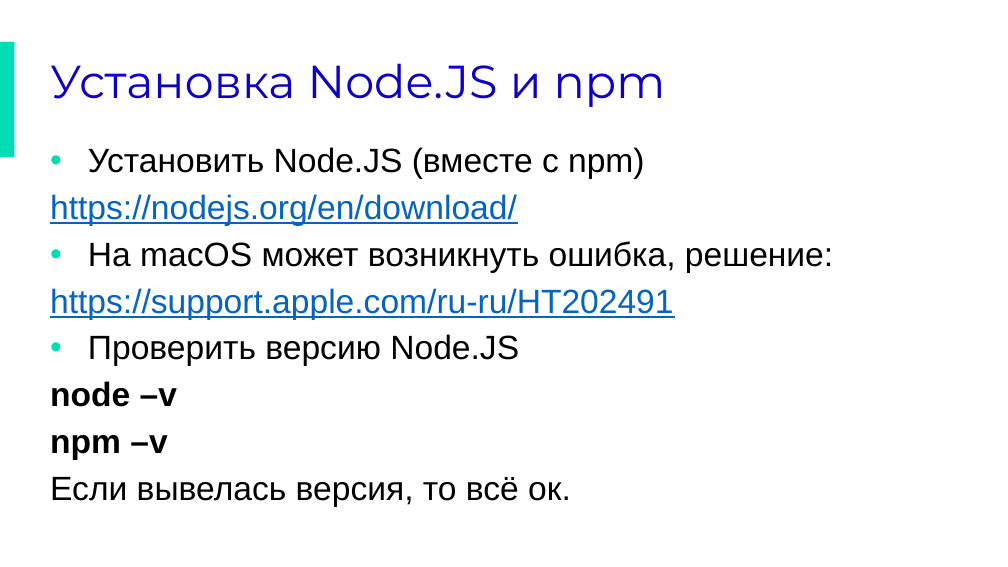
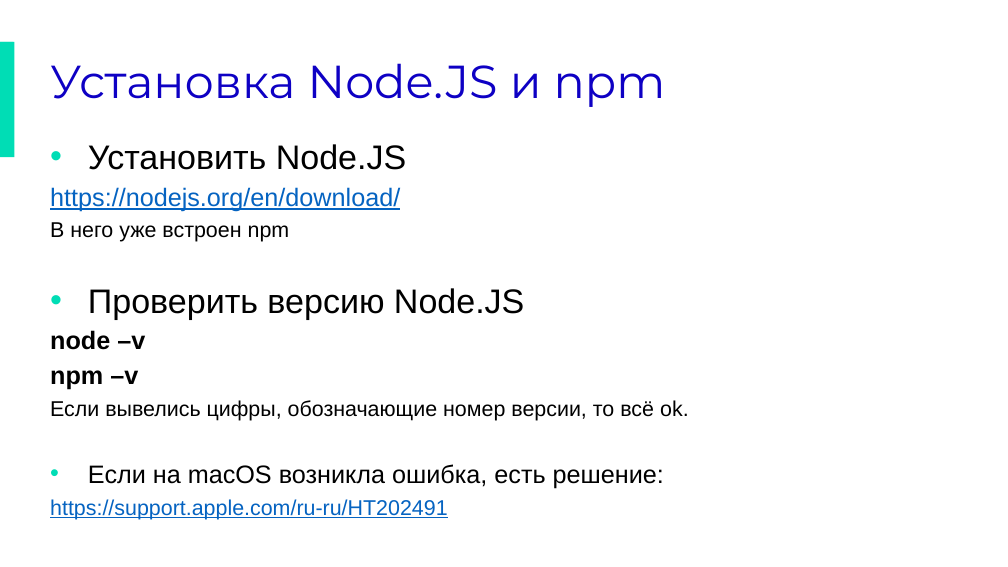
Before and after one commit to lavsexpert/synergy-react, a slide deck: slide 4 of React.pptx (slide 3 before the commit). Drawn at 1008x567 pixels with LibreOffice and Linux fonts; fonts in the diff are those of the drawing; background and template pictures are left out. Boxes give left, top, right and bottom in pixels: in the first picture for what was removed or moved away, otherwise in the second. Text is boxed around its words. In the diff, an @@ line names an element or a change of style, - is before the commit and + after.

```diff
--- a/React.pptx
+++ b/React.pptx
@@ text at (88, 144, 406, 170): text changed; size 32 to 32.4 pt @@
-• Установить Node.JS (вместе с npm)
+• Установить Node.JS
@@ text at (50, 187, 524, 390): size 32 to 24.1 pt in "https://nodejs.org/en/download/", "node –v", "npm –v"; size 32 to 32.4 pt in "Проверить версию Node.JS"; line spacing 0.9 to 0.8 @@
@@ text at (50, 222, 290, 242): text changed; size 32 to 20.4 pt; text colour #0563C1 to #000000 @@
-• На macOS может возникнуть ошибка, решение:
-https://support.apple.com/ru-ru/HT202491
+В него уже встроен npm
@@ text at (50, 400, 689, 520): text changed; size 32 to 20.4 pt @@
-Если вывелась версия, то всё ок.
+Если вывелись цифры, обозначающие номер версии, то всё ok.
+• Если на macOS возникла ошибка, есть решение:
+https://support.apple.com/ru-ru/HT202491
```
Also in this commit, not shown: 5 other slides changed, 17 slides added, 2 slides removed, 1 other file.
